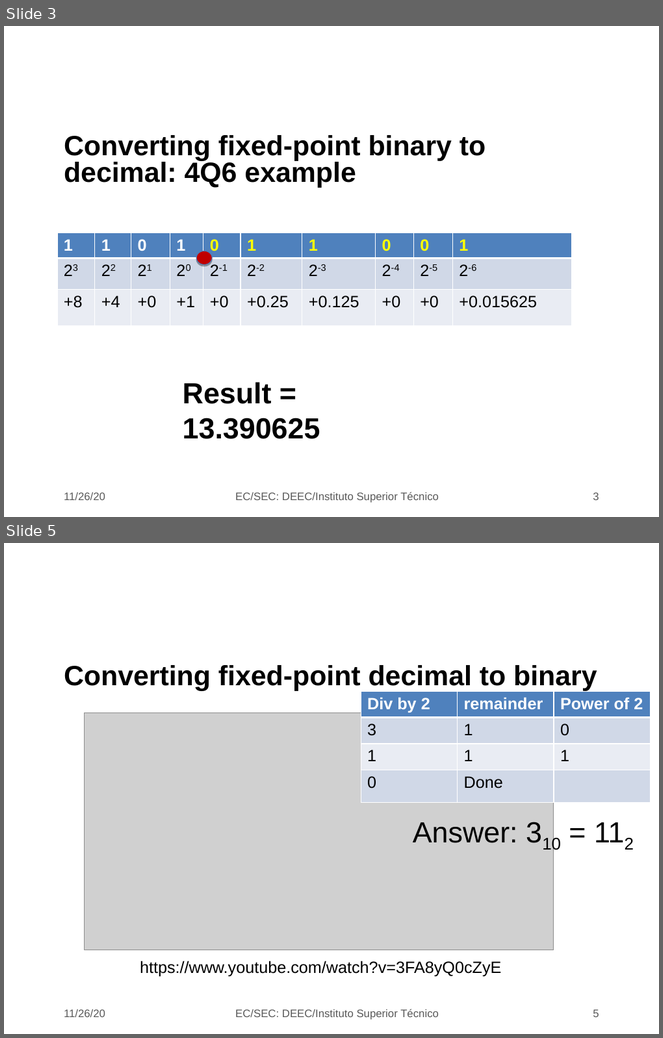
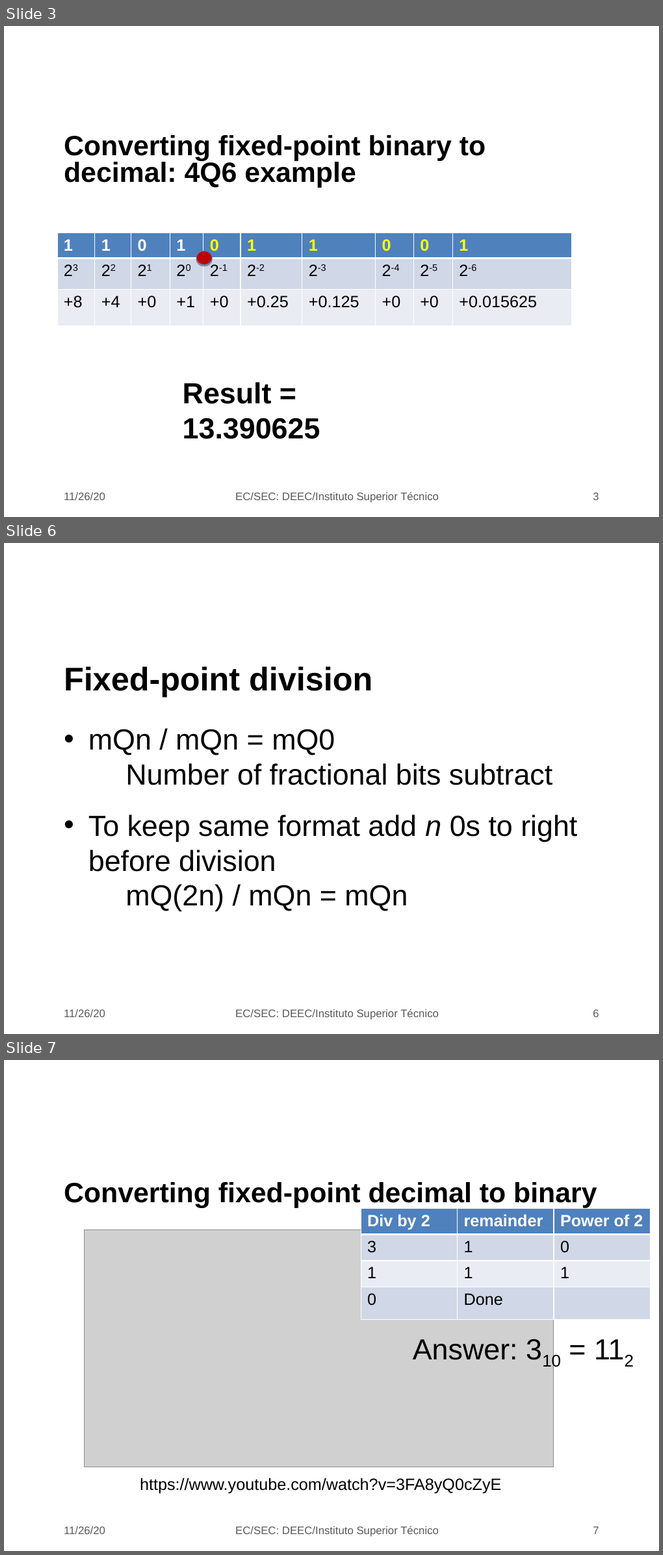
Before and after one commit to jjts/ist-sec, a slide deck: lectures/l20/l20.odp. Shown one above the other, each under a label of ours: slides 3 and 5 before the commit, slides 3, 6 and 7 after it; the slides between them are not shown. The pictures are 663x1038 and 663x1555 pixels, drawn with LibreOffice and Linux fonts; fonts in the diff are those of the drawing; grey boxes stand for pictures; background and template pictures are left out. Boxes give left, top, right and bottom in pixels: in the first picture for what was removed or moved away, otherwise in the second. Text is boxed around its words. In the diff, an @@ line names an element or a change of style, - is before the commit and + after.

```diff
--- a/lectures/l20/l20.odp
+++ b/lectures/l20/l20.odp
@@ slide 6 added at box(4, 543, 659, 1034), background picture (left out) @@
@@ title added at box(64, 667, 373, 697), 36 pt, text #000000, bold @@
+Fixed-point division
@@ text added at box(88, 729, 577, 912), 32 pt, text #000000 @@
+• mQn / mQn = mQ0
+  − Number of fractional bits subtract
+• To keep same format add n 0s to right before division
+  − mQ(2n) / mQn = mQn
@@ text added at box(64, 1010, 105, 1017), 12 pt, text #595959 @@
+11/26/20
@@ text added at box(235, 1009, 439, 1020), 12 pt, text #595959 @@
+EC/SEC: DEEC/Instituto Superior Técnico
@@ page number added at box(593, 1010, 599, 1017), 12 pt, text #595959 @@
+6
@@ what was slide 5 is now slide 7 @@
@@ page number at box(593, 1527, 599, 1534): text changed @@
-5
+7
```
Also in this commit, not shown: 4 slides changed, 1 other slide added, 1 slide removed, 3 other files.
